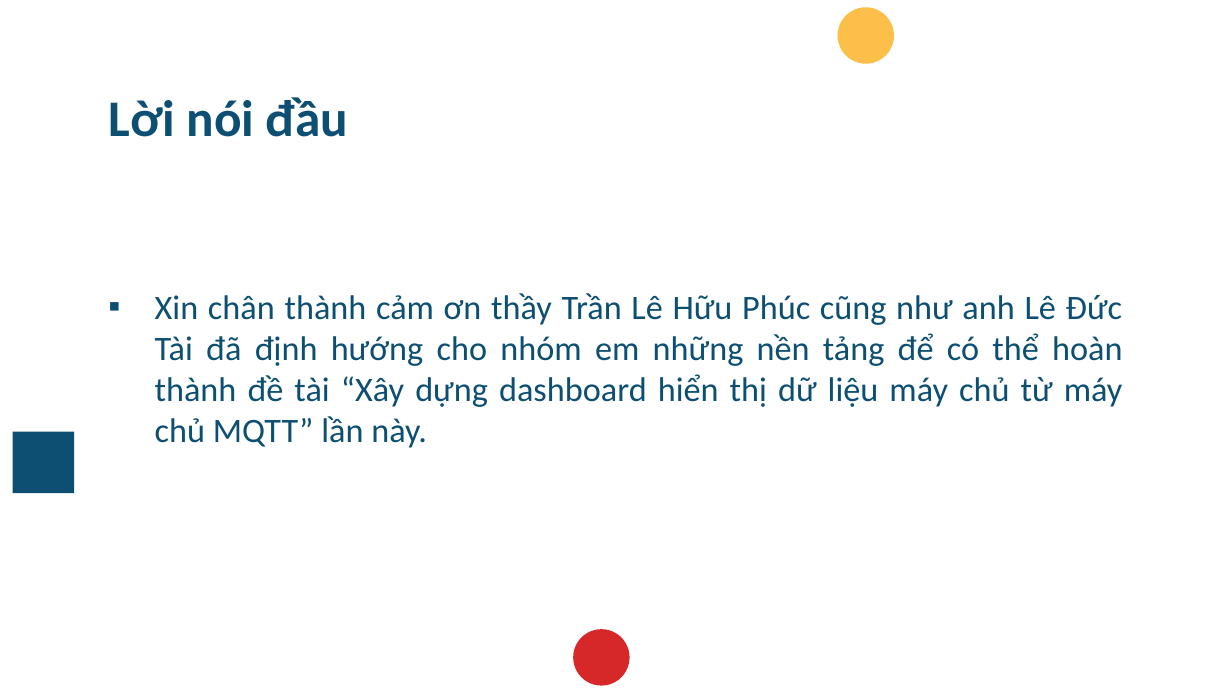
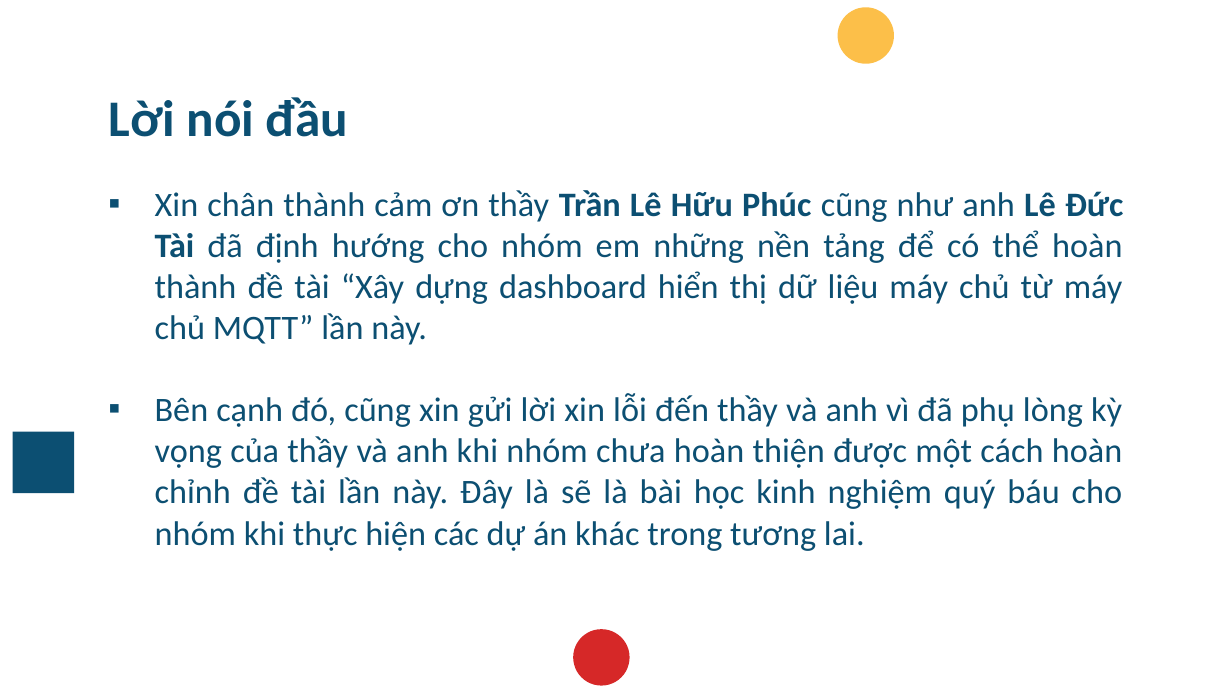
Before and after one commit to npackr/for-mqtt-dashboard, a slide deck: slide 2 of document/presentation.pptx. Drawn at 1232x693 pixels with LibreOffice and Linux fonts; fonts in the diff are those of the drawing. Boxes give left, top, right and bottom in pixels: in the first picture for what was removed or moved away, otherwise in the second. Text is boxed around its words. In the diff, an @@ line names an element or a change of style, - is before the commit and + after.

```diff
--- a/document/presentation.pptx
+++ b/document/presentation.pptx
@@ text at (155, 190, 1123, 345): bold on in "Trần Lê Hữu Phúc Lê Đức Tài" @@
@@ text at (155, 393, 1123, 551): paragraph added @@
+▪ Bên cạnh đó, cũng xin gửi lời xin lỗi đến thầy và anh vì đã phụ lòng kỳ vọng của thầy và anh khi nhóm chưa hoàn thiện được một cách hoàn chỉnh đề tài lần này. Đây là sẽ là bài học kinh nghiệm quý báu cho nhóm khi thực hiện các dự án khác trong tương lai.
```
Also in this commit, not shown: 9 other slides changed, 6 slides added, 1 slide removed.
